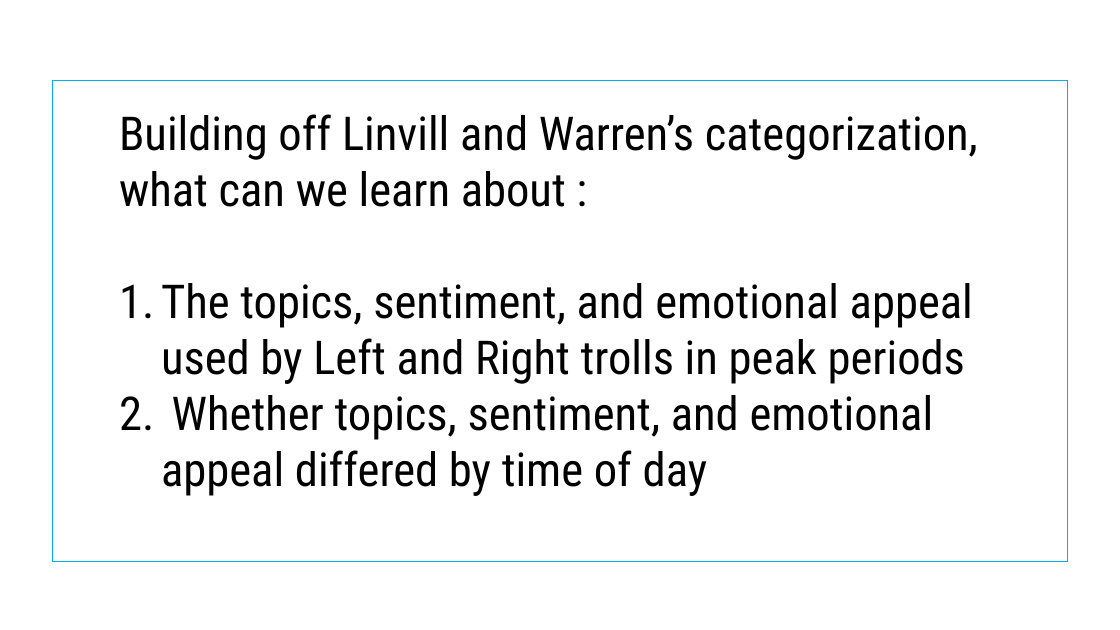
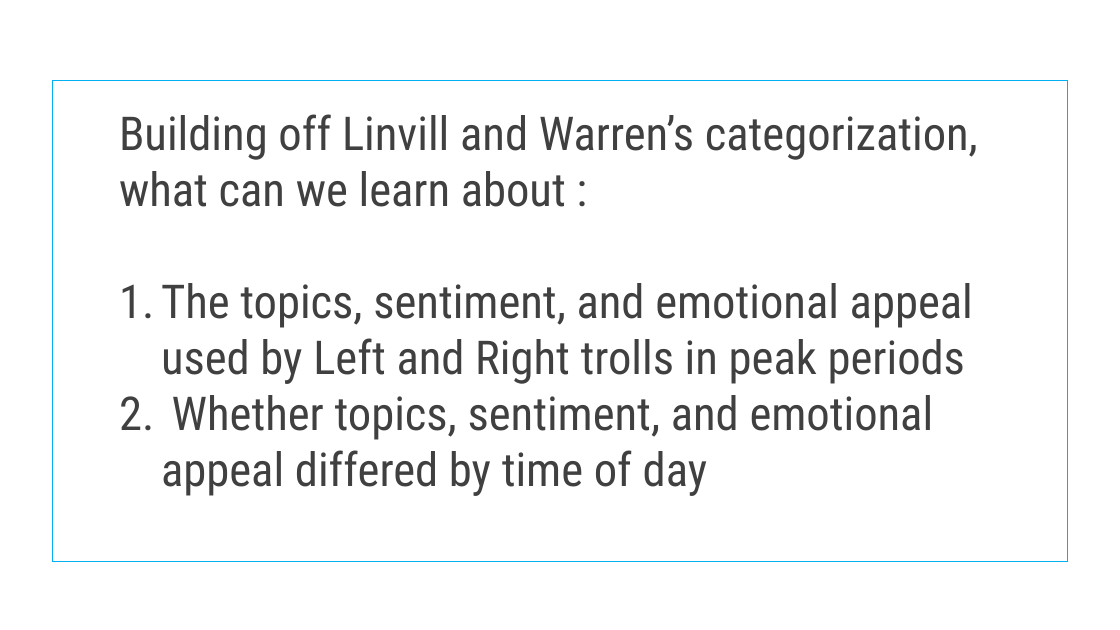
Before and after one commit to qdav/MSDA_Visualization, a slide deck: slide 3 of DA_6233_Final_Presentation.pptx. Drawn at 1120x630 pixels with LibreOffice and Linux fonts; fonts in the diff are those of the drawing. Boxes give left, top, right and bottom in pixels: in the first picture for what was removed or moved away, otherwise in the second. Text is boxed around its words. In the diff, an @@ line names an element or a change of style, - is before the commit and + after.

Commit message:
included slides on for topic-based time category analysis

```diff
--- a/DA_6233_Final_Presentation.pptx
+++ b/DA_6233_Final_Presentation.pptx
@@ text "Building off Linvill and Warren’s ..." at (119, 114, 978, 496): text colour #000000 to #404040 @@
```
Also in this commit, not shown: 5 other slides changed, 6 slides added, 1 slide removed.
